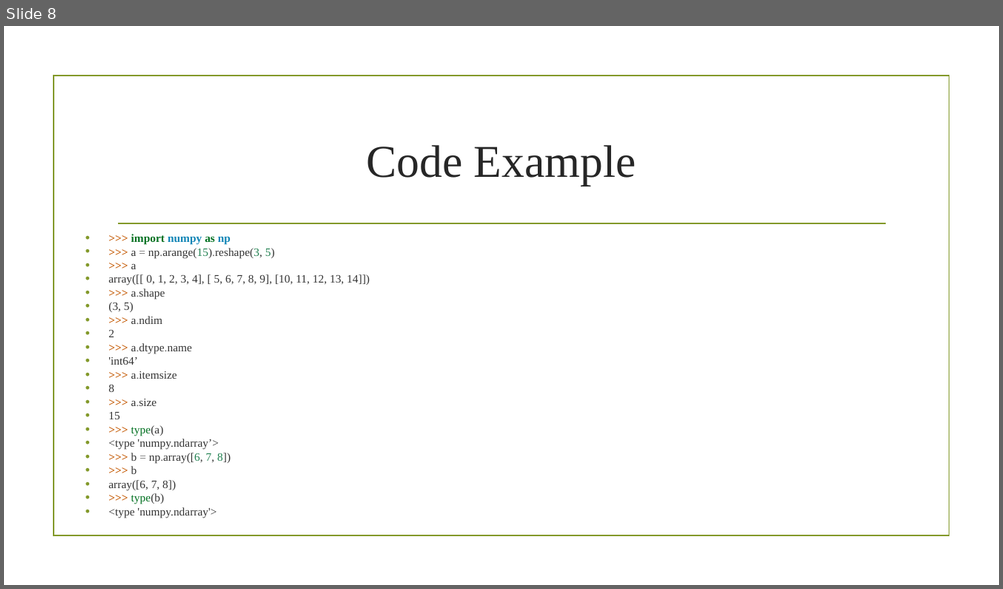
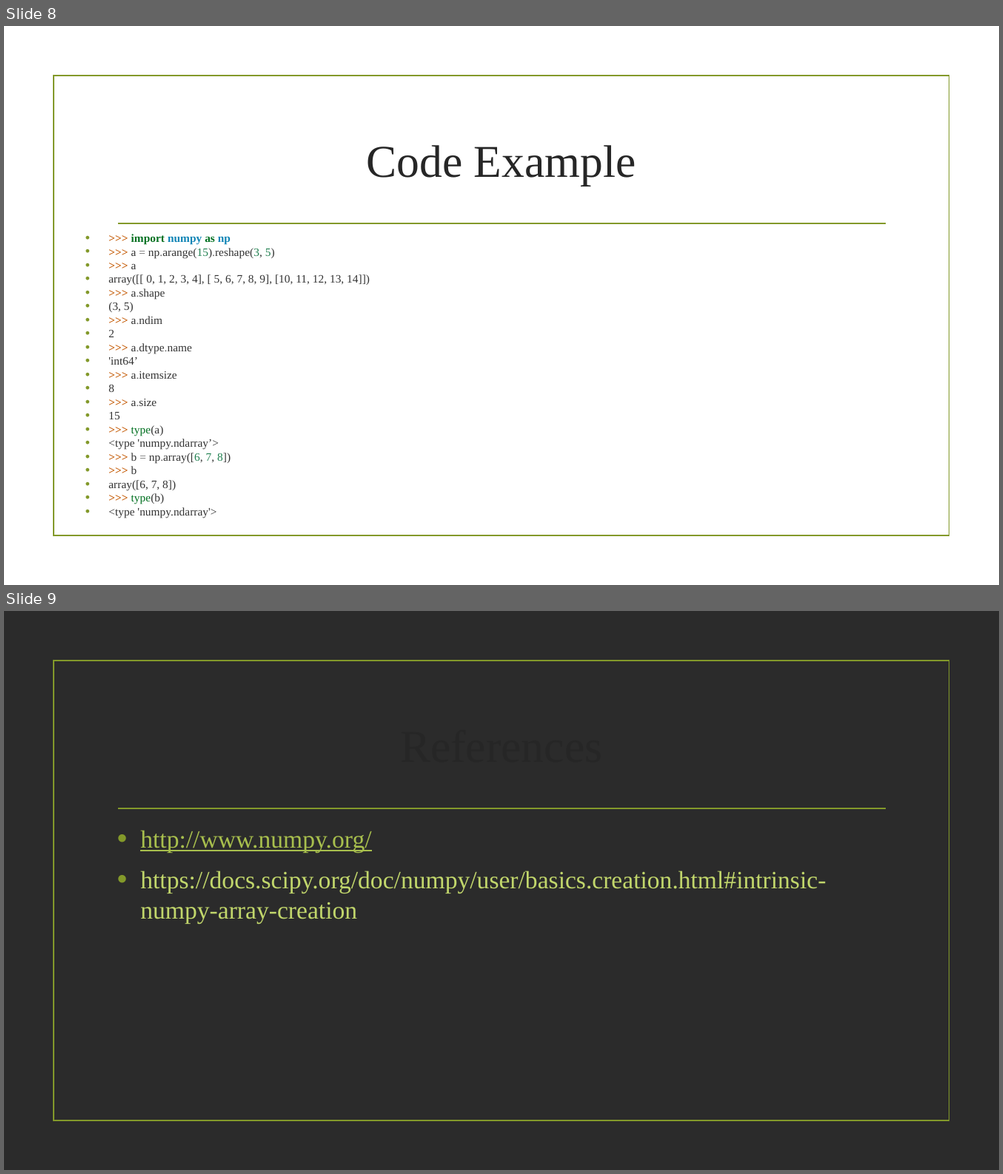
Before and after one commit to PragatisGitHub/Python-Concepts-Syntax-Mini-Projects, a slide deck: Python Numpy - Concepts, Syntax & Mini Projects - Rutgers/Python Numpy.pptx. Shown one above the other, each under a label of ours: slide 8 before the commit, slides 8 and 9 after it. The pictures are 1003x589 and 1003x1174 pixels, drawn with LibreOffice and Linux fonts; fonts in the diff are those of the drawing; background and template pictures are left out; a plain dark background stands for a picture behind light text. Boxes give left, top, right and bottom in pixels: in the first picture for what was removed or moved away, otherwise in the second. Text is boxed around its words. In the diff, an @@ line names an element or a change of style, - is before the commit and + after.

```diff
--- a/Python Numpy - Concepts, Syntax & Mini Projects - Rutgers/Python Numpy.pptx
+++ b/Python Numpy - Concepts, Syntax & Mini Projects - Rutgers/Python Numpy.pptx
@@ slide 9 added at <box>4,611,999,1170</box>, background picture (left out); not listed: 2 template elements that a slide beside it also shows @@
@@ title added at <box>110,691,893,797</box>, 44 pt, text #262626 @@
+References
@@ text added at <box>140,830,825,923</box>, 24 pt, text #C1D66B @@
+• http://www.numpy.org/
+• https://docs.scipy.org/doc/numpy/user/basics.creation.html#intrinsic-numpy-array-creation
```
Also in this commit, not shown: 1 slide changed, 6 other files.
